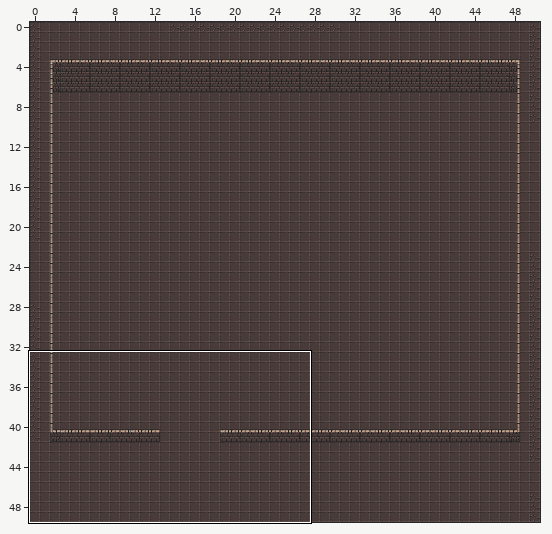
Tiled map, stored at public/assets/tilemap_map/gym_land_dangeon.tmx. The first picture is a wide view before the edit; the outline marks the close-up.
Close-up. Before the commit:
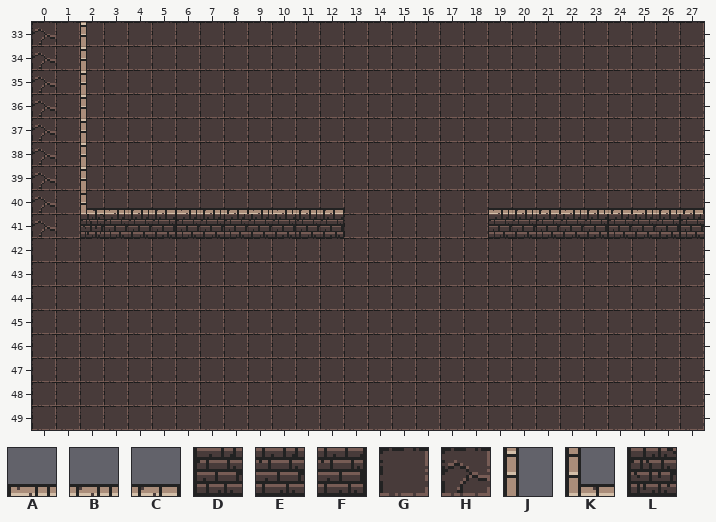
Cells are 16x16 px. Shown: x 0..27, y 33..49. The commit also changed other parts of the map, which this record leaves out. The old version is drawn lined up with the new one.
Key: from "dangeon": A 1, B 2, C 3, D 33, E 34, F 35, G 129, H 130, J 257, K 290, L 322.
_ is an empty cell, # one hidden under a higher layer.
Layer "floor" before, first column x 0:
33 HGGGGGGGGGGGGGGGGGGGGGGGGGGG
34 HGGGGGGGGGGGGGGGGGGGGGGGGGGG
35 HGGGGGGGGGGGGGGGGGGGGGGGGGGG
36 HGGGGGGGGGGGGGGGGGGGGGGGGGGG
37 HGGGGGGGGGGGGGGGGGGGGGGGGGGG
38 HGGGGGGGGGGGGGGGGGGGGGGGGGGG
39 HGGGGGGGGGGGGGGGGGGGGGGGGGGG
40 HGGGGGGGGGGGGGGGGGGGGGGGGGGG
41 HG###########GGGGGG#########
42 GGGGGGGGGGGGGGGGGGGGGGGGGGGG
43 GGGGGGGGGGGGGGGGGGGGGGGGGGGG
44 GGGGGGGGGGGGGGGGGGGGGGGGGGGG
45 GGGGGGGGGGGGGGGGGGGGGGGGGGGG
46 GGGGGGGGGGGGGGGGGGGGGGGGGGGG
47 GGGGGGGGGGGGGGGGGGGGGGGGGGGG
48 GGGGGGGGGGGGGGGGGGGGGGGGGGGG
49 GGGGGGGGGGGGGGGGGGGGGGGGGGGG
Layer "walls" before, first column x 0:
33 __J_________________________
34 __J_________________________
35 __J_________________________
36 __J_________________________
37 __J_________________________
38 __J_________________________
39 __J_________________________
40 __KABCABCAABC______ABCABCABC
41 __LDEFDEDEFEF______DEDEFDEFD
42 ____________________________
43 ____________________________
44 ____________________________
45 ____________________________
46 ____________________________
47 ____________________________
48 ____________________________
49 ____________________________
Once edited:
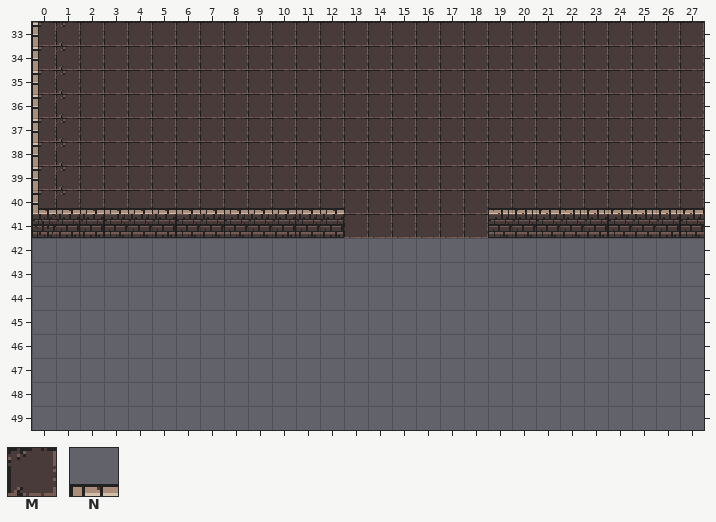
Further tiles: from "dangeon": M 162, N 226.
Changes in this commit:
{"change": "map size 51x50 -> 50x50 cells"}
{"where": "layer \"floor\""}
{"y":33,"x":0,"old":"HG","new":"MM"}
{"y":34,"x":0,"old":"HG","new":"MM"}
{"y":35,"x":0,"old":"HG","new":"MM"}
{"y":36,"x":0,"old":"HG","new":"MM"}
{"y":37,"x":0,"old":"HG","new":"MM"}
{"y":38,"x":0,"old":"HG","new":"MM"}
{"y":39,"x":0,"old":"HG","new":"MM"}
{"y":40,"x":0,"old":"HG","new":"MM"}
{"y":41,"x":0,"old":"HG","new":"##"}
{"y":42,"x":0,"old":"GGGGGGGGGGGGGGGGGGGGGGGGGGGG","new":"____________________________"}
{"y":43,"x":0,"old":"GGGGGGGGGGGGGGGGGGGGGGGGGGGG","new":"____________________________"}
{"y":44,"x":0,"old":"GGGGGGGGGGGGGGGGGGGGGGGGGGGG","new":"____________________________"}
{"y":45,"x":0,"old":"GGGGGGGGGGGGGGGGGGGGGGGGGGGG","new":"____________________________"}
{"y":46,"x":0,"old":"GGGGGGGGGGGGGGGGGGGGGGGGGGGG","new":"____________________________"}
{"y":47,"x":0,"old":"GGGGGGGGGGGGGGGGGGGGGGGGGGGG","new":"____________________________"}
{"y":48,"x":0,"old":"GGGGGGGGGGGGGGGGGGGGGGGGGGGG","new":"____________________________"}
{"y":49,"x":0,"old":"GGGGGGGGGGGGGGGGGGGGGGGGGGGG","new":"____________________________"}
{"where": "layer \"walls\""}
{"y":33,"x":0,"old":"_","new":"J"}
{"y":33,"x":2,"old":"J","new":"_"}
{"y":34,"x":0,"old":"_","new":"J"}
{"y":34,"x":2,"old":"J","new":"_"}
{"y":35,"x":0,"old":"_","new":"J"}
{"y":35,"x":2,"old":"J","new":"_"}
{"y":36,"x":0,"old":"_","new":"J"}
{"y":36,"x":2,"old":"J","new":"_"}
{"y":37,"x":0,"old":"_","new":"J"}
{"y":37,"x":2,"old":"J","new":"_"}
{"y":38,"x":0,"old":"_","new":"J"}
{"y":38,"x":2,"old":"J","new":"_"}
{"y":39,"x":0,"old":"_","new":"J"}
{"y":39,"x":2,"old":"J","new":"_"}
{"y":40,"x":0,"old":"__KABCABCAABC","new":"KNNNNNNNNNNNN"}
{"y":41,"x":0,"old":"__L","new":"LFF"}
{"label":"changed","picture_box":[32,22,704,430]}
